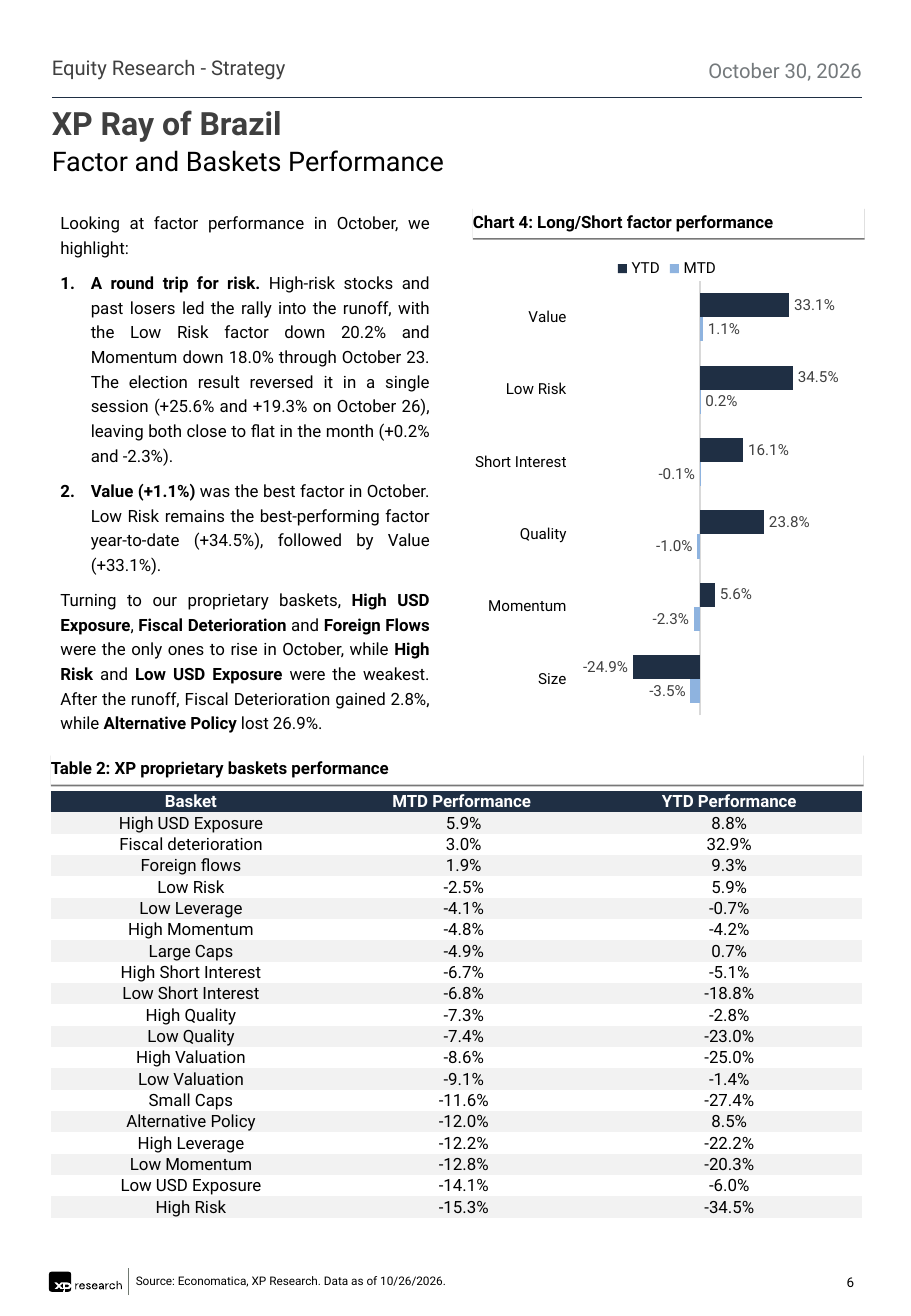
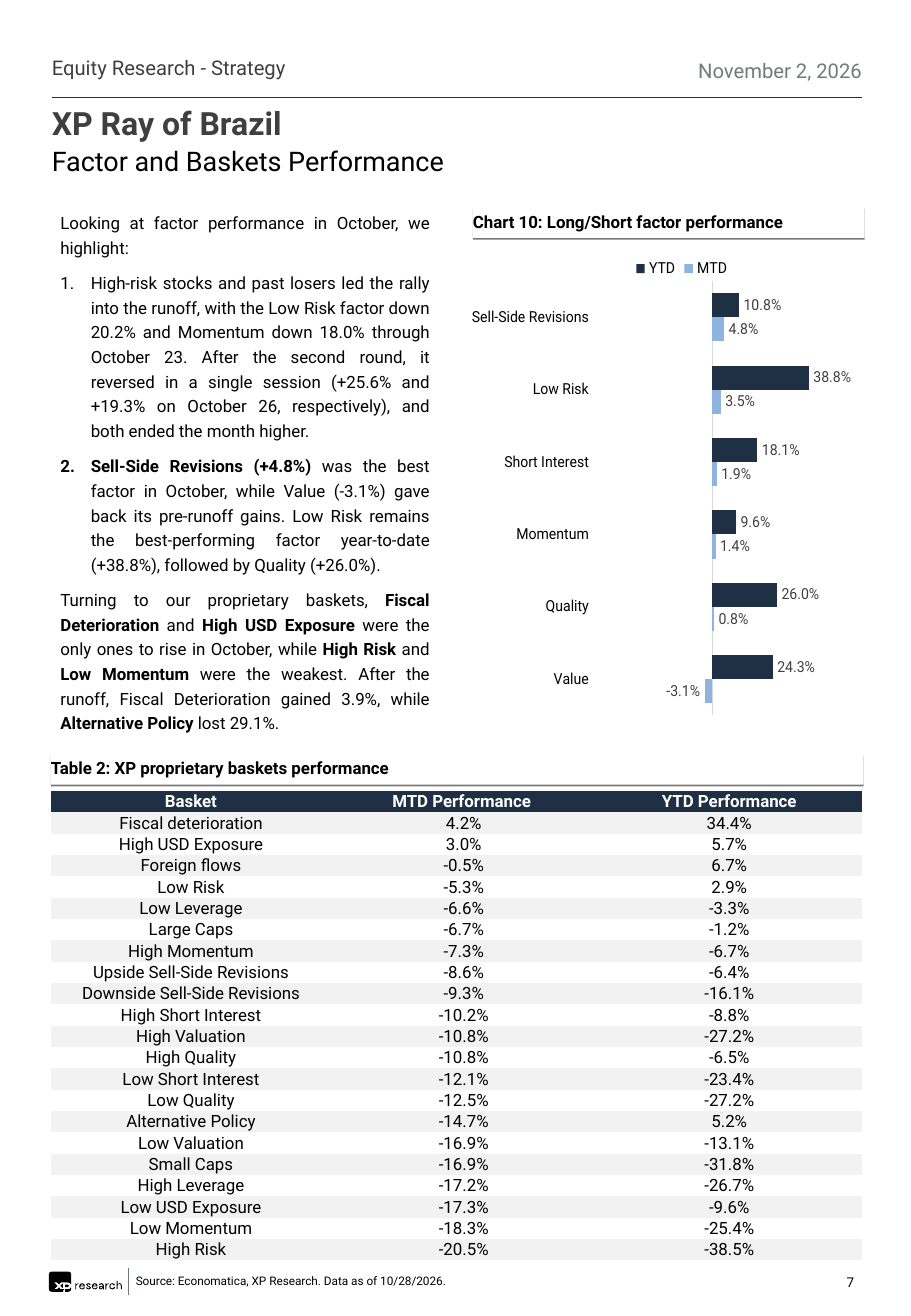
Before and after one commit to CaioLSouza/xp-ray-nov26, a slide deck: slide 7 of XP Ray Nov-26 - draft EN.pptx (slide 6 before the commit). Drawn at 911x1316 pixels with LibreOffice and Linux fonts; fonts in the diff are those of the drawing. Boxes give left, top, right and bottom in pixels: in the first picture for what was removed or moved away, otherwise in the second. Text is boxed around its words. In the diff, an @@ line names an element or a change of style, - is before the commit and + after.

```diff
--- a/XP Ray Nov-26 - draft EN.pptx
+++ b/XP Ray Nov-26 - draft EN.pptx
@@ text at [698, 63, 861, 81]: text changed @@
-October 30, 2026
+November 2, 2026
@@ text in rectangle at [473, 215, 783, 232]: text changed @@
-Chart 4: Long/Short factor performance
+Chart 10: Long/Short factor performance
@@ bar chart at [471, 247, 861, 717] @@
-categories: Size, Momentum, Quality, Short Interest, Low Risk, Value
+categories: Value, Quality, Momentum, Short Interest, Low Risk, Sell-Side Revisions
-MTD: -0.035, -0.023, -0.01, -0.001, 0.002, 0.011
+MTD: -0.031, 0.008, 0.014, 0.019, 0.035, 0.048
@@ data labels of MTD changed @@
-YTD: -0.249, 0.056, 0.238, 0.161, 0.345, 0.331
+YTD: 0.243, 0.26, 0.096, 0.181, 0.388, 0.108
@@ data labels of YTD changed @@
@@ text at [60, 276, 430, 733]: text changed @@
-1. A round trip for risk. High-risk stocks and past losers led the rally into the runoff, with the Low Risk factor down 20.2% and Momentum down 18.0% through October 23. The election result reversed it in a single session (+25.6% and +19.3% on October 26), leaving both close to flat in the month (+0.2% and ‑2.3%).
-2. Value (+1.1%) was the best factor in October. Low Risk remains the best-performing factor year-to-date (+34.5%), followed by Value (+33.1%).
-Turning to our proprietary baskets, High USD Exposure, Fiscal Deterioration and Foreign Flows were the only ones to rise in October, while High Risk and Low USD Exposure were the weakest. After the runoff, Fiscal Deterioration gained 2.8%, while Alternative Policy lost 26.9%.
+1. High-risk stocks and past losers led the rally into the runoff, with the Low Risk factor down 20.2% and Momentum down 18.0% through October 23. After the second round, it reversed in a single session (+25.6% and +19.3% on October 26, respectively), and both ended the month higher.
+2. Sell-Side Revisions (+4.8%) was the best factor in October, while Value (‑3.1%) gave back its pre-runoff gains. Low Risk remains the best-performing factor year-to-date (+38.8%), followed by Quality (+26.0%).
+Turning to our proprietary baskets, Fiscal Deterioration and High USD Exposure were the only ones to rise in October, while High Risk and Low Momentum were the weakest. After the runoff, Fiscal Deterioration gained 3.9%, while Alternative Policy lost 29.1%.
@@ table at [51, 791, 864, 1263] @@
-row 2: High USD Exposure | 5.9% | 8.8%
-row 3: Fiscal deterioration | 3.0% | 32.9%
-row 4: Foreign flows | 1.9% | 9.3%
-row 5: Low Risk | -2.5% | 5.9%
-row 6: Low Leverage | -4.1% | -0.7%
-row 7: High Momentum | -4.8% | -4.2%
-row 8: Large Caps | -4.9% | 0.7%
-row 9: High Short Interest | -6.7% | -5.1%
-row 10: Low Short Interest | -6.8% | -18.8%
-row 11: High Quality | -7.3% | -2.8%
-row 12: Low Quality | -7.4% | -23.0%
-row 13: High Valuation | -8.6% | -25.0%
-row 14: Low Valuation | -9.1% | -1.4%
-row 15: Small Caps | -11.6% | -27.4%
-row 16: Alternative Policy | -12.0% | 8.5%
-row 17: High Leverage | -12.2% | -22.2%
-row 18: Low Momentum | -12.8% | -20.3%
-row 19: Low USD Exposure | -14.1% | -6.0%
-row 20: High Risk | -15.3% | -34.5%
+row 2: Fiscal deterioration | 4.2% | 34.4%
+row 3: High USD Exposure | 3.0% | 5.7%
+row 4: Foreign flows | -0.5% | 6.7%
+row 5: Low Risk | -5.3% | 2.9%
+row 6: Low Leverage | -6.6% | -3.3%
+row 7: Large Caps | -6.7% | -1.2%
+row 8: High Momentum | -7.3% | -6.7%
+row 9: Upside Sell-Side Revisions | -8.6% | -6.4%
+row 10: Downside Sell-Side Revisions | -9.3% | -16.1%
+row 11: High Short Interest | -10.2% | -8.8%
+row 12: High Valuation | -10.8% | -27.2%
+row 13: High Quality | -10.8% | -6.5%
+row 14: Low Short Interest | -12.1% | -23.4%
+row 15: Low Quality | -12.5% | -27.2%
+row 16: Alternative Policy | -14.7% | 5.2%
+row 17: Low Valuation | -16.9% | -13.1%
+row 18: Small Caps | -16.9% | -31.8%
+row 19: High Leverage | -17.2% | -26.7%
+row 20: Low USD Exposure | -17.3% | -9.6%
+row 21: Low Momentum | -18.3% | -25.4%
+row 22: High Risk | -20.5% | -38.5%
@@ text at [136, 1276, 446, 1287]: text changed @@
-Source: Economatica, XP Research. Data as of 10/26/2026.
+Source: Economatica, XP Research. Data as of 10/28/2026.
@@ page number at [847, 1277, 855, 1287]: text changed @@
-6
+7
```
Also in this commit, not shown: 17 other slides changed, 19 slides added, 1 slide removed, 1 other file.
